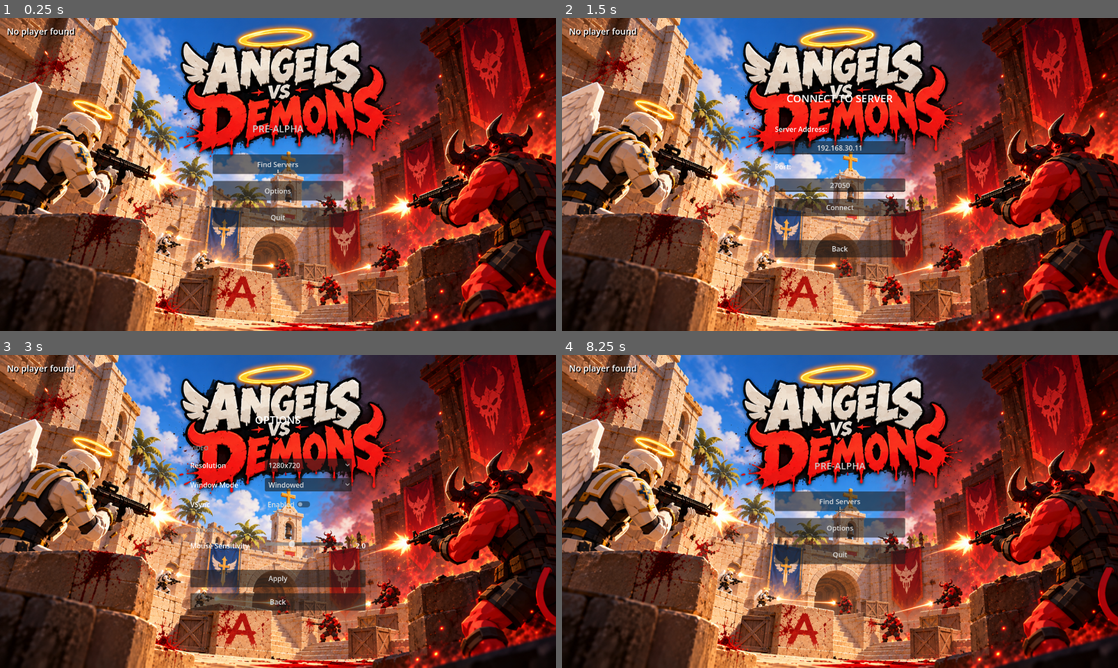
Above: before the commit, frames 1-4 (two rows, left to right).
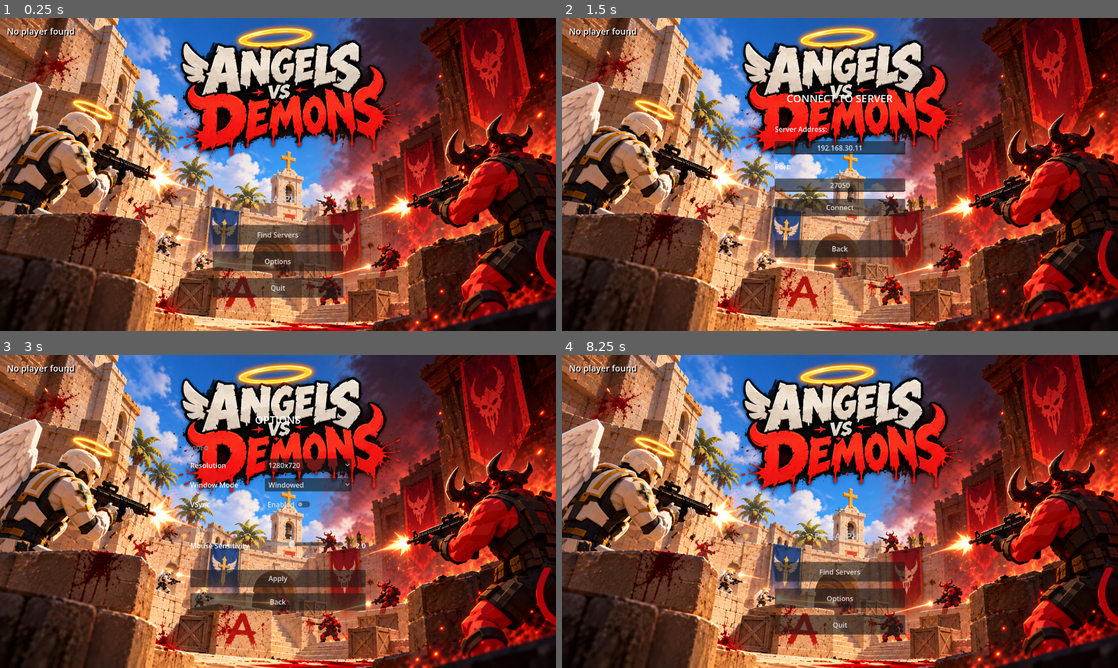
Above: after the commit, the same moments.

Repository: gotospaceplace/angels_and_demons
Game: Godot game, scene res://shared/scenes/entry_point.tscn
Two runs of this game, one before a commit and one after it. Both use one fixed random seed, a clock stepped at 60 frames per second and the inputs below.
Inputs (mouse positions are in pixels of both pictures, inside the frame that each line leads up to):
- Up to frame 1 (0.25 s): no input
- Up to frame 2 (1.5 s): tap Enter at 0.5 s; move the mouse to (962, 158) at 0.52 s; hold D (move_right) 0.53-1.25 s; hold Ctrl (duck) 0.53-1.25 s; click (962, 158) at 0.67 s; tap Space (jump) at 0.77 s; click "Find Servers" at 1.25 s
- Up to frame 3 (3 s): click "Back" at 2 s; click "Options" at 2.75 s
- Up to frame 4 (8.25 s): click "1280x720" at 3.5 s; click "Windowed" at 4.25 s; click "1024x576" at 5 s; click "Enabled" at 5.75 s; click "1600x900" at 6.5 s; click "Apply" at 7.25 s; click "Back" at 8 s

The runs differ from the first frame. In frame 1, 8.7% of the frame differs, in the area x 38-62%, y 34-90%; in frame 2, nothing differs; in frame 3, nothing differs; in frame 4, 8.7%.

Commit message:
Move menu buttons to lower half of screen to clear logo
Set MenuPanel anchor_top to 0.45 so PRE-ALPHA label and buttons
are centered in the bottom 55% of the screen, leaving the
wallpaper logo visible above.

Co-Authored-By: Claude Opus 4.6 <noreply@anthropic.com>

Diff:
--- a/client/scenes/main_menu.tscn
+++ b/client/scenes/main_menu.tscn
@@ -25,7 +25,7 @@
 
 [node name="MenuPanel" type="CenterContainer" parent="."]
 layout_mode = 1
-anchors_preset = 15
+anchor_top = 0.45
 anchor_right = 1.0
 anchor_bottom = 1.0
 grow_horizontal = 2
